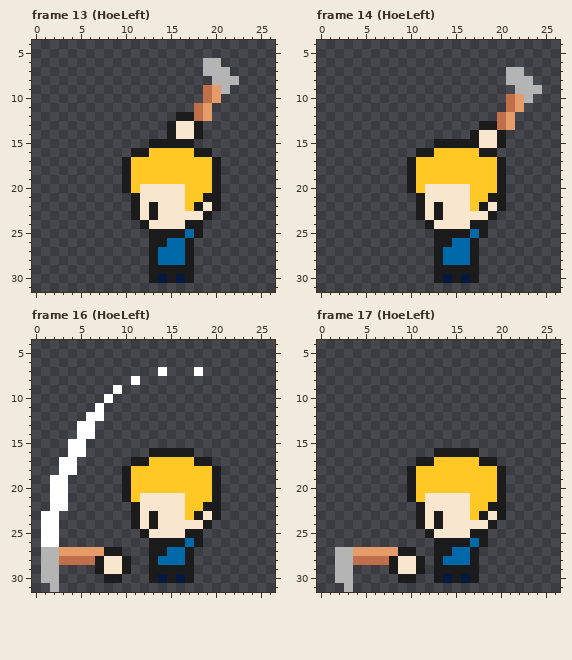
Pixel-art file: assets/Character/player.aseprite. The picture above is the old version.
32x32 pixels, 19 frames. Shown: frame 13 (HoeLeft): x 0..26, y 4..31; frame 14 (HoeLeft): x 0..26, y 4..31; frame 16 (HoeLeft): x 0..26, y 4..31; frame 17 (HoeLeft): x 0..26, y 4..31. The commit also changed other frames, which this record leaves out.
After:
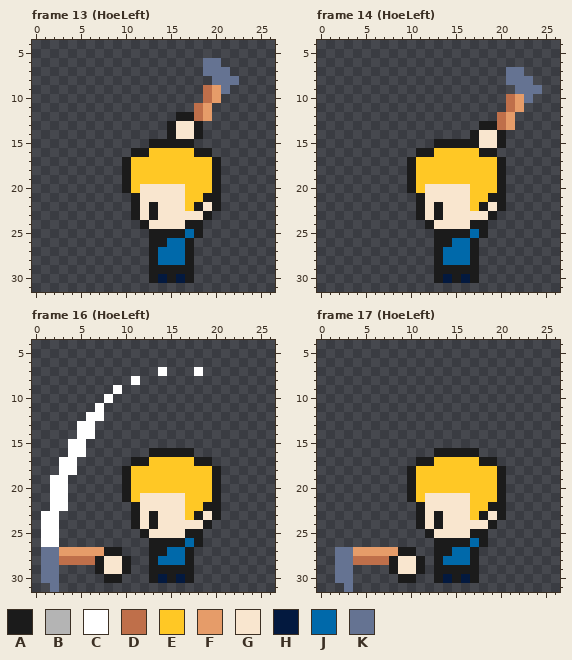
Palette (. is transparent): A #1b1b1b  B #b4b4b4  C #ffffff  D #bf6f4a  E #ffc825  F #e69c69  G #f9e6cf  H #03193f  J #0069aa  K #657392
From old to new:
Changed rows in their new state; - is an unchanged pixel.
Frame 13 (HoeLeft):
first column x 19:
 6 KK--
 7 KKK-
 8 -KKK
 9 --K-
Frame 14 (HoeLeft):
first column x 21:
 7 KK--
 8 KKK-
 9 -KKK
10 --K-
Frame 16 (HoeLeft):
first column x 1:
27 KK
28 KK
29 KK
30 KK
31 -K
Frame 17 (HoeLeft):
first column x 2:
27 KK
28 KK
29 KK
30 KK
31 -K
Pixel boxes of the changes (left, top, right, bottom) in both pictures:
changed: (203, 58, 239, 94)
changed: (506, 67, 542, 103)
changed: (41, 547, 59, 592)
changed: (335, 547, 353, 592)
